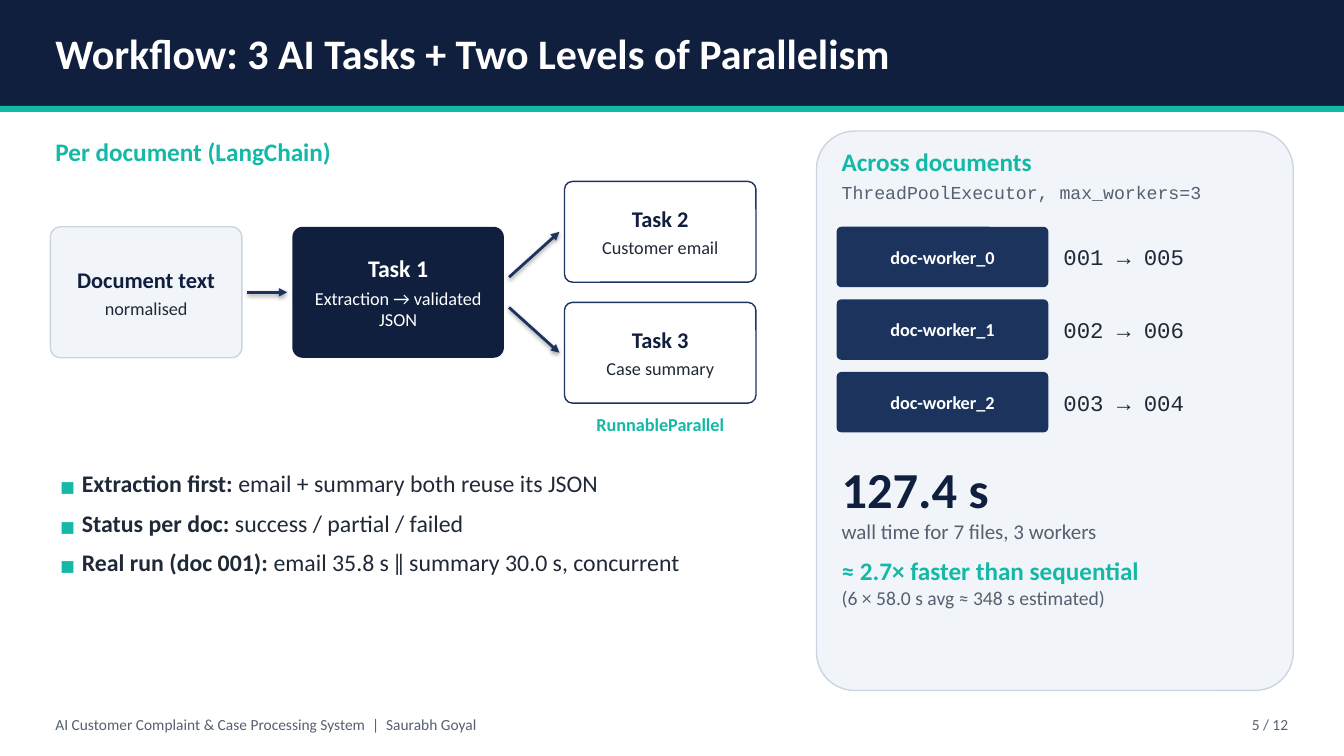
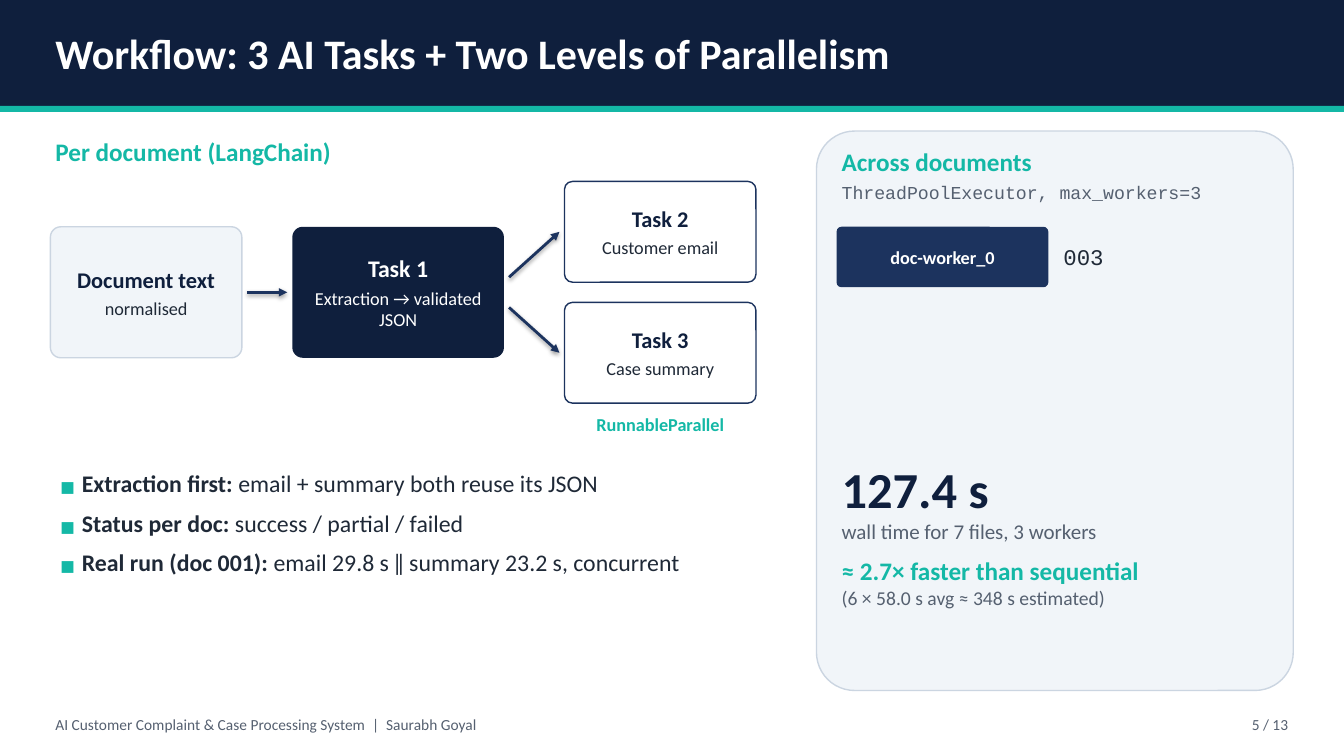
Before and after one commit to saurabhgoyal795/Capstone-Project, a slide deck: slide 5 of docs/Capstone_Presentation.pptx. Drawn at 1344x756 pixels with LibreOffice and Linux fonts; fonts in the diff are those of the drawing. Boxes give left, top, right and bottom in pixels: in the first picture for what was removed or moved away, otherwise in the second. Text is boxed around its words. In the diff, an @@ line names an element or a change of style, - is before the commit and + after.

```diff
--- a/docs/Capstone_Presentation.pptx
+++ b/docs/Capstone_Presentation.pptx
@@ text at <box>1063,250,1103,266</box>: text changed @@
-001 → 005
+003
@@ rounded rectangle removed at <box>837,299,1049,360</box> @@
-doc-worker_1
@@ text removed at <box>1063,323,1184,339</box> @@
-002 → 006
@@ rounded rectangle removed at <box>837,372,1049,433</box> @@
-doc-worker_2
@@ text removed at <box>1063,396,1184,412</box> @@
-003 → 004
@@ text at <box>82,553,679,575</box>: text changed @@
-■ Real run (doc 001): email 35.8 s ‖ summary 30.0 s, concurrent
+■ Real run (doc 001): email 29.8 s ‖ summary 23.2 s, concurrent
@@ text at <box>1252,720,1288,730</box>: text changed @@
-5 / 12
+5 / 13
```
Also in this commit, not shown: 11 other slides changed, 1 slide added, 7 other files.
